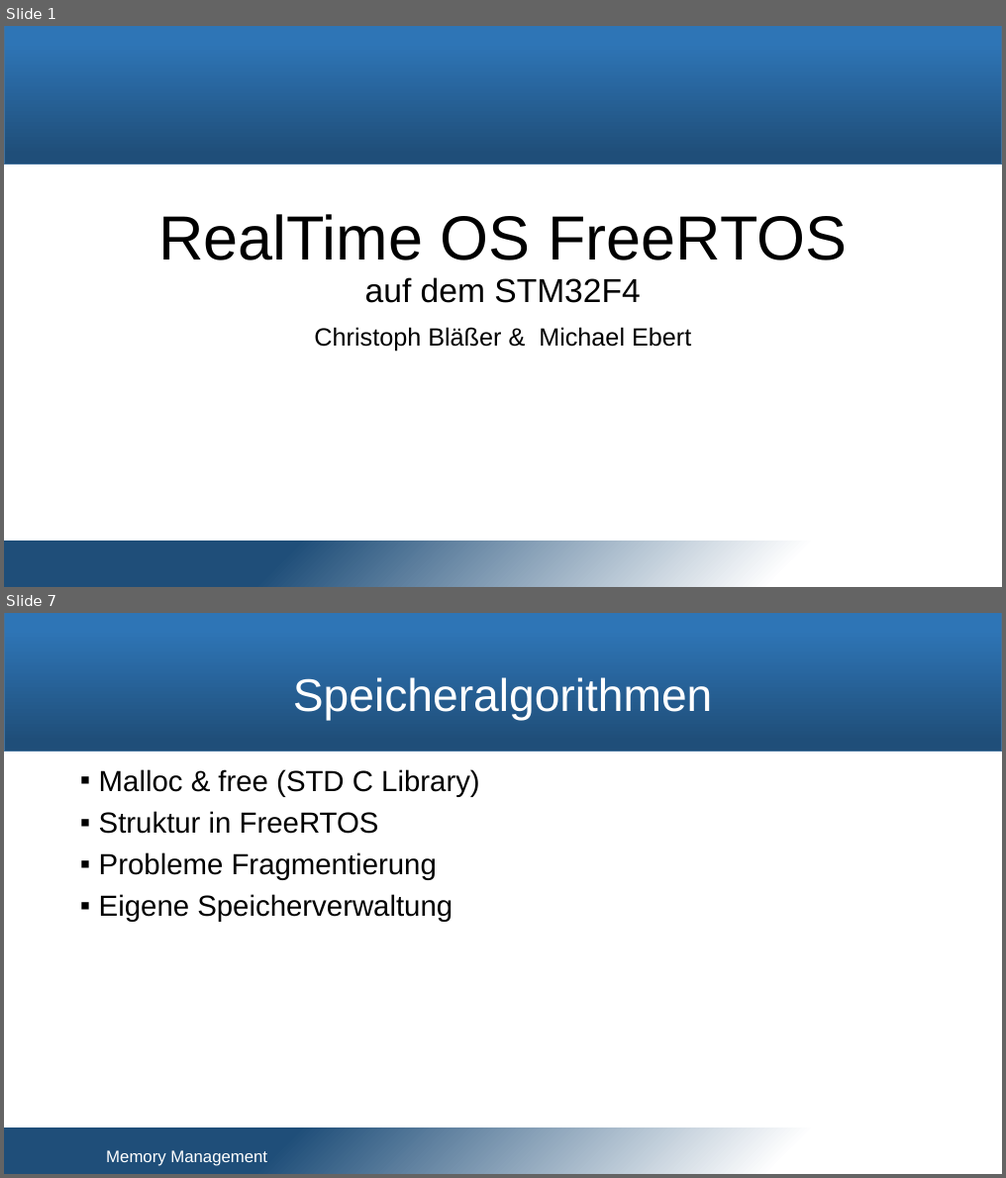
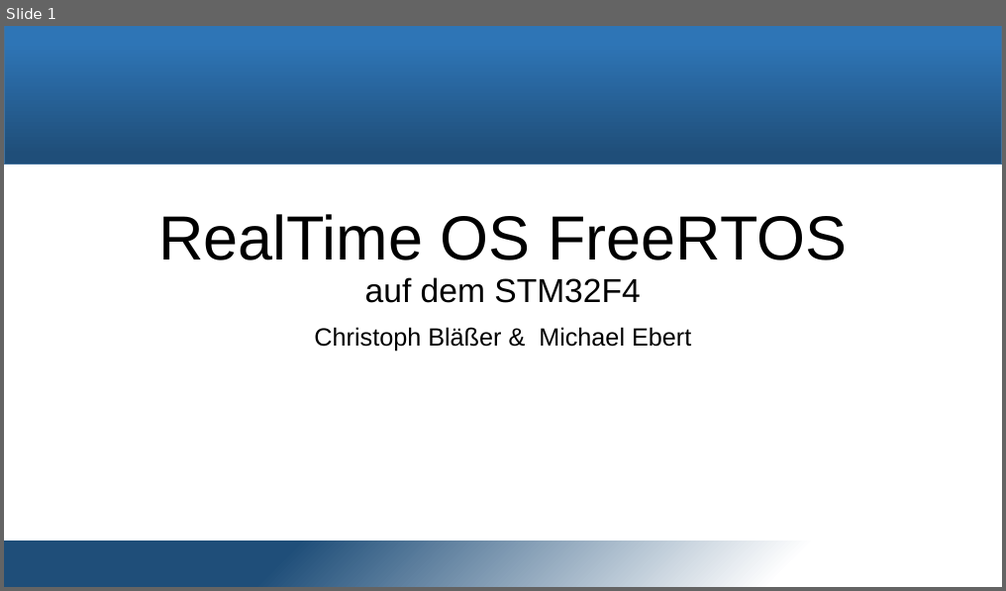
Before and after one commit to snobz/Seminar_BS_2017, a slide deck: Päsi/Seminar Betriebssysteme.pptx. Shown one above the other, each under a label of ours: slides 1 and 7 before the commit, slide 1 after it; the slides between them are not shown. The pictures are 1006x1178 and 1006x591 pixels, drawn with LibreOffice and Linux fonts; fonts in the diff are those of the drawing; background and template pictures are left out. Boxes give left, top, right and bottom in pixels: in the first picture for what was removed or moved away, otherwise in the second. Text is boxed around its words. In the diff, an @@ line names an element or a change of style, - is before the commit and + after.

Commit message:
memory management

```diff
--- a/Päsi/Seminar Betriebssysteme.pptx
+++ b/Päsi/Seminar Betriebssysteme.pptx
@@ slide 7 removed at bbox=[4, 613, 1002, 1174], background #FFFFFF; not listed: 2 template elements that a slide beside it also shows @@
@@ title removed at bbox=[293, 677, 712, 721] @@
-Speicheralgorithmen
@@ text removed at bbox=[99, 769, 480, 922] @@
-▪ Malloc & free (STD C Library)
-▪ Struktur in FreeRTOS
-▪ Probleme Fragmentierung
-▪ Eigene Speicherverwaltung
@@ text removed at bbox=[106, 1151, 267, 1166] @@
-Memory Management
```
Also in this commit, not shown: 6 slides added, 11 other slides removed, 3 other files.
